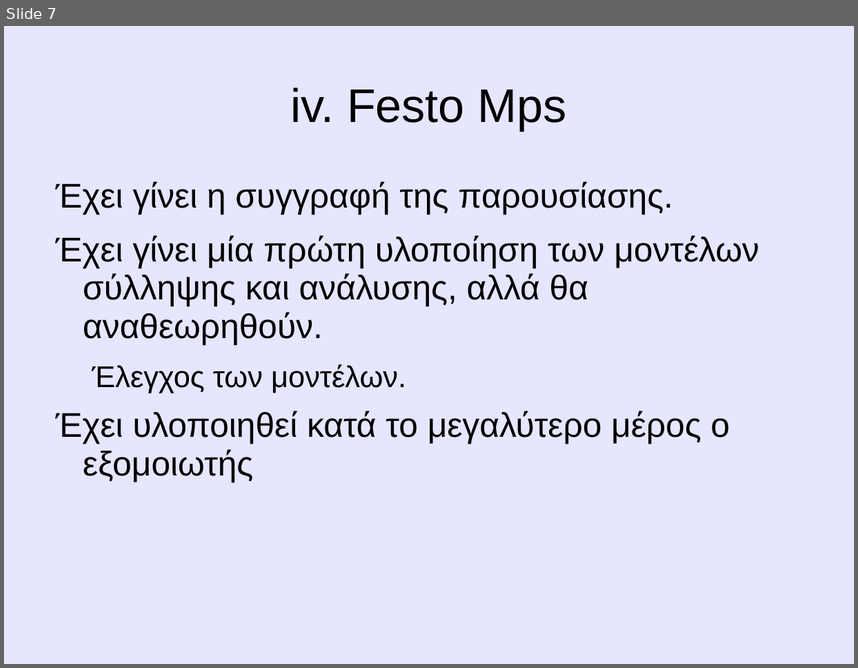
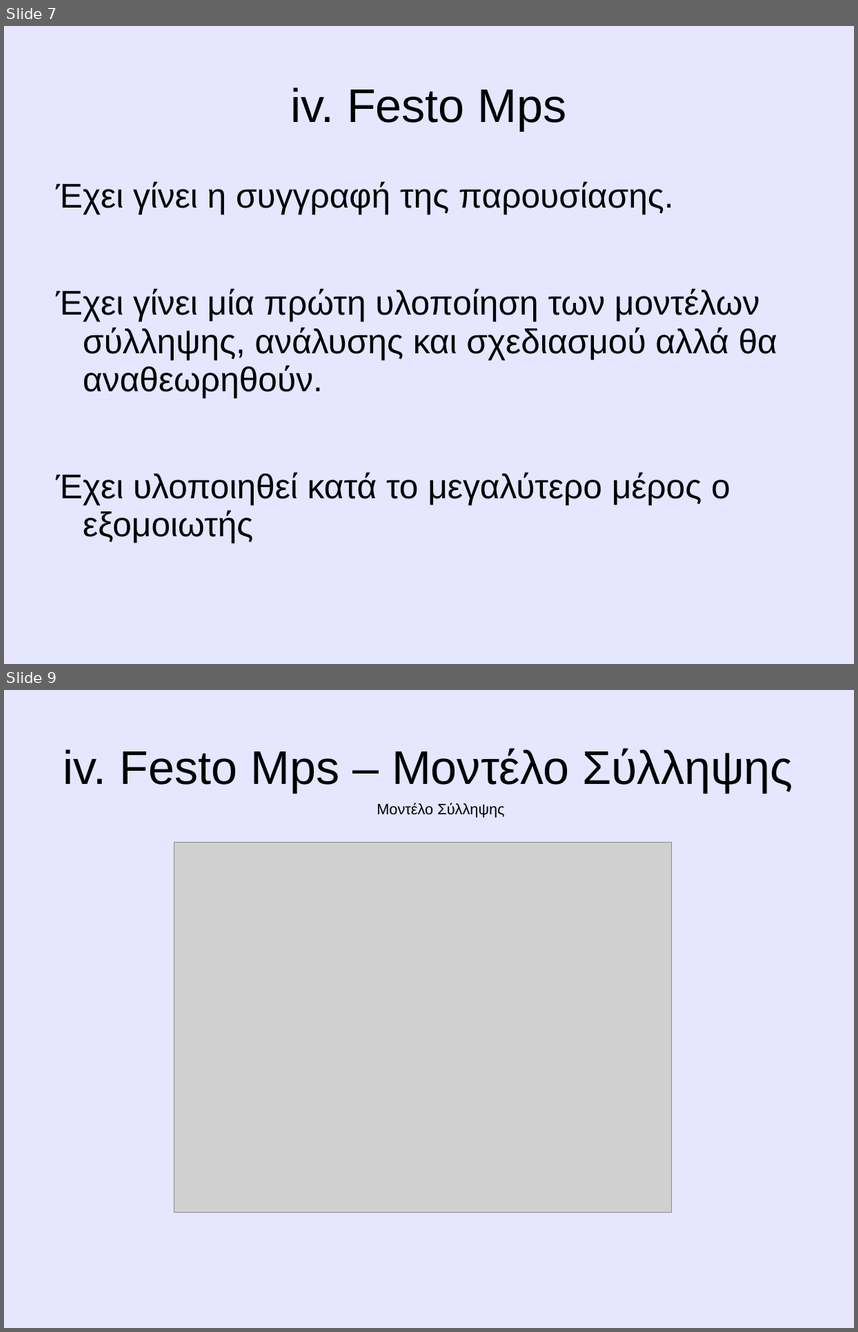
Before and after one commit to amolofos/Thesis, a slide deck: Παρουσίαση/ΠαρουσίασηΔιπλωματικής[08-2012].ppt. Shown one above the other, each under a label of ours: slide 7 before the commit, slides 7 and 9 after it; the slides between them are not shown. The pictures are 858x668 and 858x1332 pixels, drawn with LibreOffice and Linux fonts; fonts in the diff are those of the drawing; grey boxes stand for pictures. Boxes give left, top, right and bottom in pixels: in the first picture for what was removed or moved away, otherwise in the second. Text is boxed around its words. In the diff, an @@ line names an element or a change of style, - is before the commit and + after.

```diff
--- a/Παρουσίαση/ΠαρουσίασηΔιπλωματικής[08-2012].ppt
+++ b/Παρουσίαση/ΠαρουσίασηΔιπλωματικής[08-2012].ppt
@@ slide 9 added at (4,690,854,1328), background #E6E6FF @@
@@ title added at (63,748,793,793), 44 pt, text #000000 @@
+iv. Festo Mps – Μοντέλο Σύλληψης
@@ text added at (377,802,504,818), 14 pt, text #000000 @@
+Μοντέλο Σύλληψης
@@ picture added at (174,842,672,1213) @@
@@ slide 7 changed as well @@
@@ text at (56,288,777,398): text changed @@
-Έχει γίνει μία πρώτη υλοποίηση των μοντέλων σύλληψης και ανάλυσης, αλλά θα αναθεωρηθούν.
-  Έλεγχος των μοντέλων.
+Έχει γίνει μία πρώτη υλοποίηση των μοντέλων σύλληψης, ανάλυσης και σχεδιασμού αλλά θα αναθεωρηθούν.
```
Also in this commit, not shown: 4 other slides changed, 23 other slides added, 19 other files.
